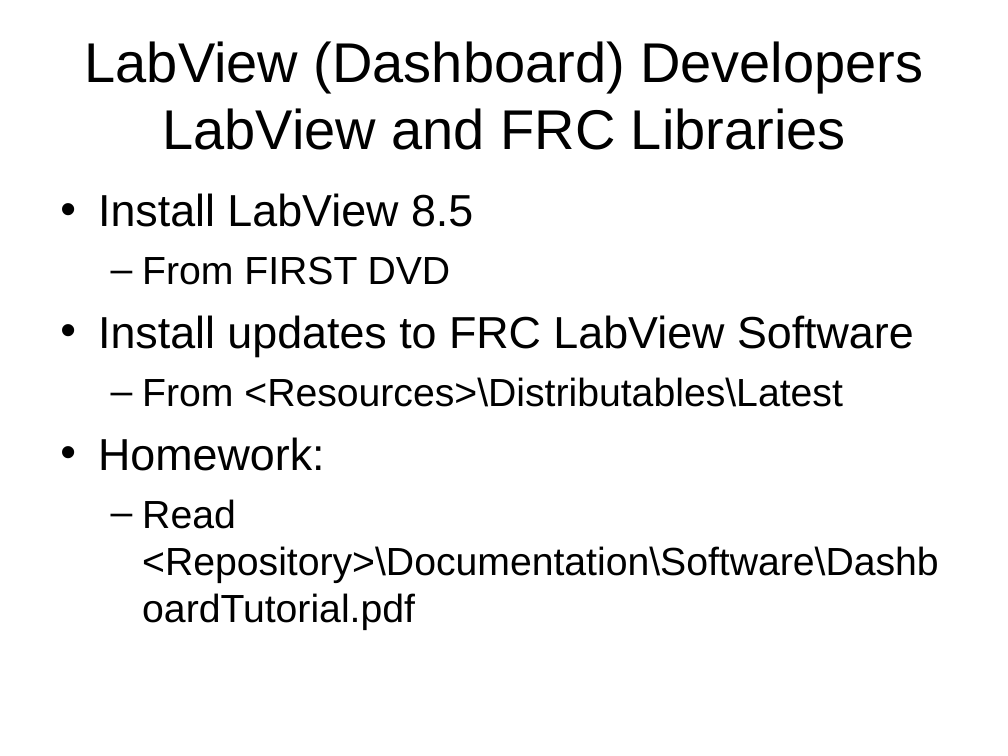
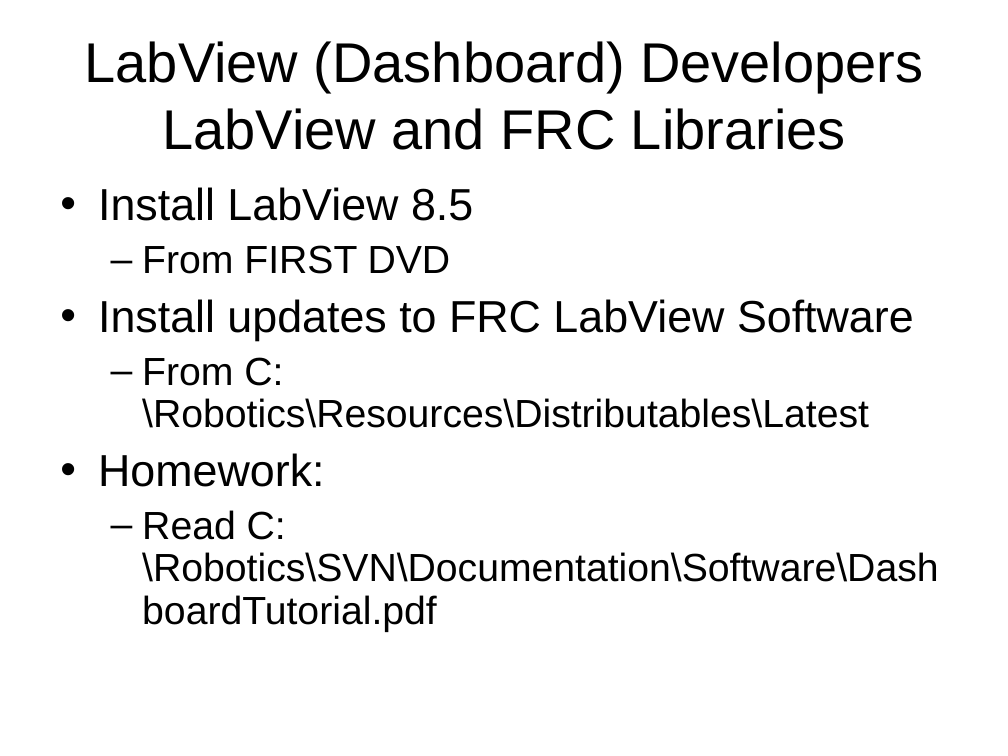
Before and after one commit to kauailabs/kauaibotsfirst2010, a slide deck: slide 7 of Documentation/Organization/DevSystemSetup.ppt. Drawn at 1008x756 pixels with LibreOffice and Linux fonts; fonts in the diff are those of the drawing. Boxes give left, top, right and bottom in pixels: in the first picture for what was removed or moved away, otherwise in the second. Text is boxed around its words. In the diff, an @@ line names an element or a change of style, - is before the commit and + after.

```diff
--- a/Documentation/Organization/DevSystemSetup.ppt
+++ b/Documentation/Organization/DevSystemSetup.ppt
@@ text at [98, 187, 914, 487]: line spacing 1 to 0.9 @@
@@ text at [142, 357, 869, 428]: text changed @@
-  – From <Resources>\Distributables\Latest
+  – From C:\Robotics\Resources\Distributables\Latest
@@ text at [142, 510, 938, 632]: text changed @@
-  – Read <Repository>\Documentation\Software\DashboardTutorial.pdf
+  – Read C:\Robotics\SVN\Documentation\Software\DashboardTutorial.pdf
```
Also in this commit, not shown: 5 other slides changed.
